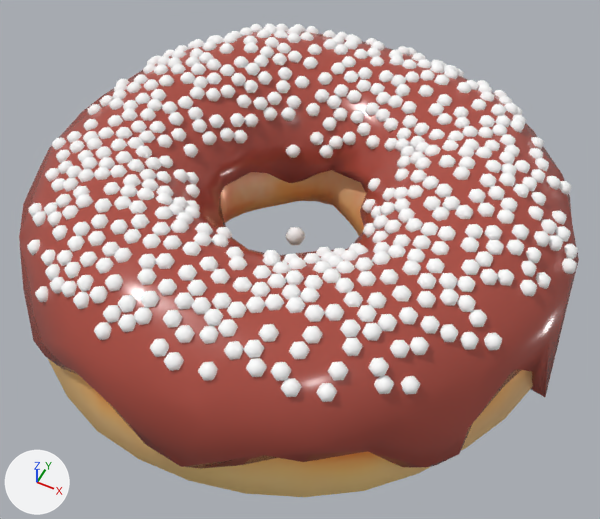
One commit to the glTF model public/untitled.glb: the scene before it, then after it.
Camera for both pictures: a 50 mm camera at (1.18, -2.31, 2.74) aimed at (0.08, -0.1, -0.02). The axes (+X, +Y, +Z) are drawn at lower left. The lights are the same throughout. The first picture is the older version. Where no turn or scale is listed for an object, it has been applied to the vertices.

Script lines for the objects in view, before the commit:
```python
mat_material_002 = principled_material('Material.002')
mat_material_002.base_color = (0.41, 0.0719, 0.0507)  # red #ac4c40
mat_material_002.roughness = 0.202
me_sphere_005 = bpy.data.meshes.new('Sphere.005')
me_sphere_005.from_pydata(...)  # a UV sphere (6 segments, 6 rings, poles along z) spanning x -0.039..0.039, y -0.045..0.045, z -0.045..0.045
me_sphere_005.materials.append(mat_material_005)  # white #ffffff
me_torus_001 = bpy.data.meshes.new('Torus.001')
me_torus_001.from_pydata(...)  # 700 vertices, 1400 faces; spans x -1.2..1.21, y -1.21..1.21, z -0.37..0.45
me_torus_001.materials.append(mat_material_001)  # picture img_tekstur_donat
me_torus_002 = bpy.data.meshes.new('Torus.002')
me_torus_002.from_pydata(...)  # 15719 vertices, 29546 faces; spans x -1.21..1.25, y -1.21..1.17, z -0.23..0.54
# faces by material slot: [1166, 28380]
me_torus_002.materials.append(mat_material_002)  # red #ac4c40
me_torus_002.materials.append(mat_material_005)  # white #ffffff
ob_sphere_001 = bpy.data.objects.new('Sphere.001', me_sphere_005)
ob_sphere_001.location = (0.0, 0.0, 0.0)
ob_torus_001 = bpy.data.objects.new('Torus.001', me_torus_001)
ob_torus_001.location = (0.0, 0.0, 0.0)
ob_torus_002 = bpy.data.objects.new('Torus.002', me_torus_002)
ob_torus_002.location = (0.0, 0.0, 0.0)
```
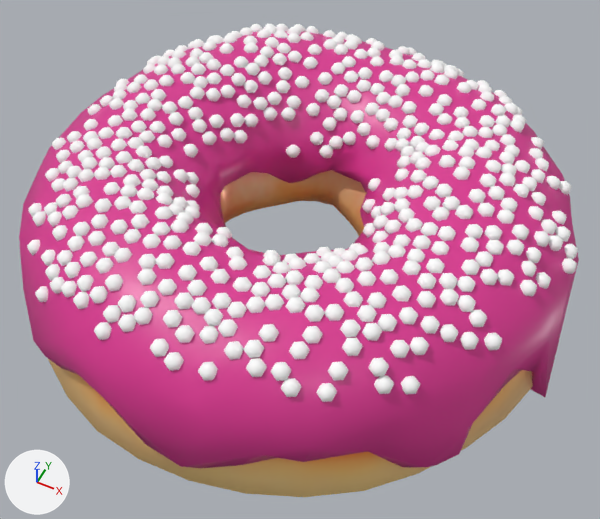
What differs and where, as boxes [x1, y1, x2, y2] in the pictures (600 x 519 px):
'Torus.002', recoloured, surface changed (red to pink)
    both: [19, 28, 579, 468]
'Sphere.001', moved (not visible afterwards)
    before: [285, 227, 305, 245]

The change in detail:
Material 'Material.002' (mat_material_002) changes colour from red #ac4c40 to pink #da3590; in linear values from (0.41, 0.0719, 0.0507) to (0.699, 0.0355, 0.279).
In material 'Material.002' (mat_material_002), roughness goes from 0.202 to 0.4.
Object 'Sphere.001' (ob_sphere_001) moves from (0.0, 0.0, 0.0) to (0.664, -0.679, 0.335).
